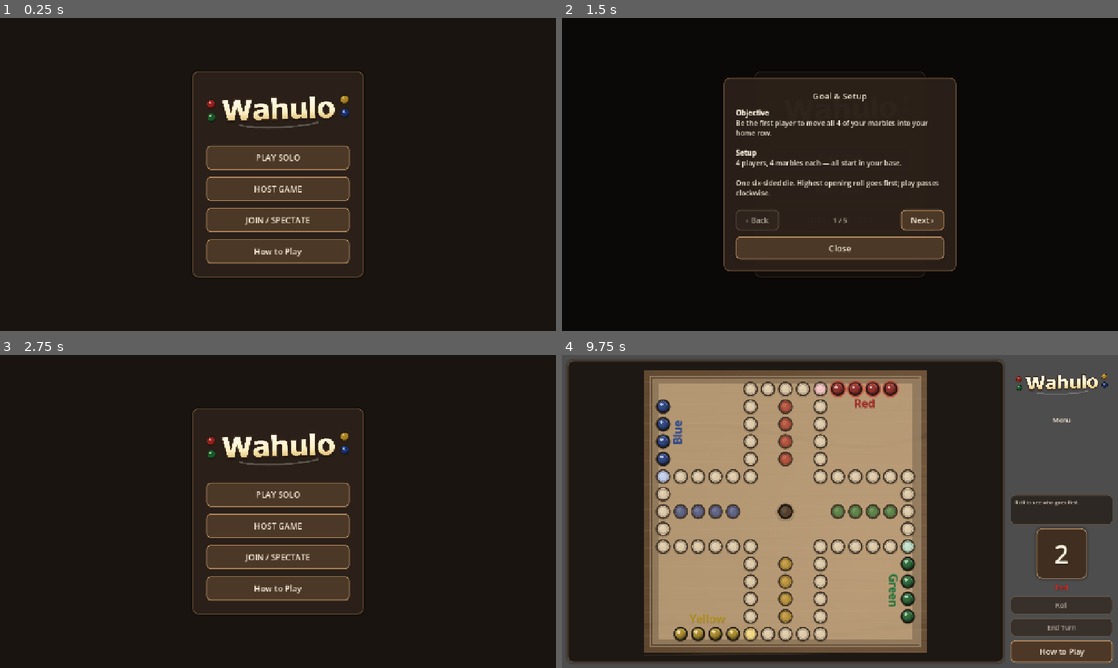
Above: before the commit, frames 1-4 (two rows, left to right).
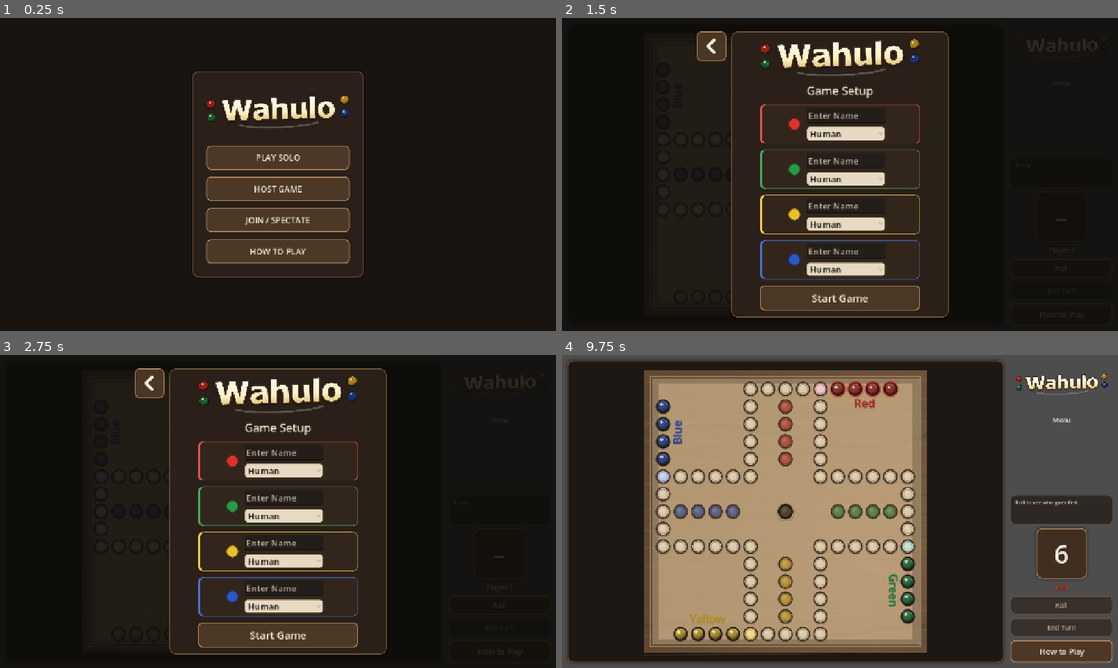
Above: after the commit, the same moments.

Repository: ItsTheMcCoy/wahoo-app
Game: Godot game, scene res://scenes/HomeScreen.tscn
The game is run twice, just before and just after one commit, with the same random seed, the same clock (stepped at 60 frames per second) and the same inputs.
Inputs (mouse positions are in pixels of both pictures, inside the frame that each line leads up to):
- Up to frame 1 (0.25 s): no input
- Up to frame 2 (1.5 s): click "How to Play" (after the commit: "HOW TO PLAY") at 0.5 s; click "PLAY SOLO" at 1.25 s
- Up to frame 3 (2.75 s): click "How to Play" at 2 s
- Up to frame 4 (9.75 s): click (712, 383) at 2.77 s; click "PLAY SOLO" at 3.5 s; click (845, 452) at 4.27 s; type "Alex" at 4.35 s; click (845, 498) at 4.5 s; type "Alex" at 4.58 s; click (845, 542) at 4.73 s; type "Alex" at 4.82 s; click (845, 586) at 5.02 s; type "Alex" at 5.1 s; click "How to Play" at 5.75 s; click (712, 383) at 6.5 s; click "PLAY SOLO" at 7.25 s; click "Start Game" at 8 s; click "Menu" at 8.75 s; click "Roll" at 9.5 s

The runs differ from the first frame. In frame 1, 0.1% of the frame differs, in the area x 45-55%, y 73-77%; in frame 2, 22%, in the area x 17-98%, y 4-97%; in frame 3, 17%; in frame 4, 0.1%.
Error after the commit: Parse Error: Expected closing "]" after array elements. (res://scripts/how_to_play_overlay.gd:71)

Commit message:
Updated How to play text and fixed formatting issues in two .md files.

Diff:
--- a/godot/scenes/HomeScreen.tscn
+++ b/godot/scenes/HomeScreen.tscn
@@ -59,7 +59,7 @@
 [node name="HowToPlayButton" type="Button" parent="MainCenter/HomePanel/Content"]
 layout_mode = 2
 custom_minimum_size = Vector2(0, 56)
-text = "How to Play"
+text = "HOW TO PLAY"
 
 [node name="HostPromptLayer" type="Control" parent="."]
 layout_mode = 1
--- a/godot/scripts/how_to_play_overlay.gd
+++ b/godot/scripts/how_to_play_overlay.gd
@@ -13,15 +13,15 @@
 ]
 
 const PAGE_BODIES: Array = [
-	"[b]Objective[/b]\nBe the first player to move all 4 of your marbles into your home row.\n\n[b]Setup[/b]\n4 players, 4 marbles each — all start in your base.\n\nOne six-sided die. Highest opening roll goes first; play passes clockwise.",
+	"[b]Objective[/b]\nBe the first player to move all 4 of your marbles into your home row.\n\n[b]Setup[/b]\n4 players, 4 marbles each. All start in your base.\n\nOne six-sided die. Highest opening roll goes first; play passes clockwise.",
 
-	"Roll the die and move one marble according to the rules.\n\n[b]If you can make a legal move, you must.[/b] No legal move? Your turn passes.\n\n[b]Rolling a 6 lets you roll again[/b] — no limit on consecutive 6s.",
+	"Roll the die and move one marble according to the rules.\n\n[b]If you can make a legal move, you must.[/b] No legal move? Your turn passes.\n\n[b]Rolling a 6 lets you roll again[/b], no limit on consecutive 6s.",
 
-	"[b]Getting out of base[/b]\nRoll a 1 or 6 to move a marble …(175 unchanged characters)… ack to their base.\n\n[b]Into home[/b]\nPast the home-entry square your marble must turn into your home row. You need an exact roll to land in each slot — no overshooting. If you can't make the  …(98 unchanged characters)…
+	"[b]Getting out of base[/b]\nRoll a 1 or 6 to move a marble …(175 unchanged characters)… ack to their base.\n\n[b]Into home[/b]\nOnce a marble makes it around the board (or takes the center shortcut, see the next page) it cannot go past your home row. You need an exact roll to land in each slot, no overshooting. If you can't make the  …(98 unchanged characters)…
 
-	"The center hole is a major shortcut.\n\n[b]To enter:[/b] your marble must be in the first 6 squares after leaving base. Roll exactly the number that lands you on the 6th square (from square 1 roll a 6; from square 2 roll a 5; and so on). Entering is [b]optional[/b] — you can advance normally instead.\n\n[b]To exit:[/b] roll a 1. Your marble skips most of the loop and lands close to home.\n\n[b]The catch:[/b] only one marble fits at a time. An oppone …(153 unchanged characters)…
+	"The center position is a major shortcut.\n\n[b]To enter:[/b]  Your marble must be in the first 6 squares after leaving base. Roll exactly the number that lands you in the center position. Entering is [b]optional[/b], you can choose to advance around the board normally instead.\n\n[b]To Exit:[/b] You must roll a 1. Your marble exits into the position that is both closest to the center position and your home row.\n\n[b]The Catch:[/b] Only one marble fits at a time. An oppone …(153 unchanged characters)…
 
-	"You win the moment your [b]fourth marble enters your home row[/b].\n\nThe home slots don't need to be filled in any particular order — each marble just needs to be somewhere in home.",
+	"Did you not read the first page?\n\nIt was literally the first sentence of the first page.
 ]
 
 @onready var _title_label: Label          = $Center/HowToPlayPanel/HowToPlayContent/HowToPlayTitle
Not shown, changed: documents/DEVELOPMENT_PLAN.md
Not shown, changed: documents/GRAPHICS_UPGRADE_PLAN.md
